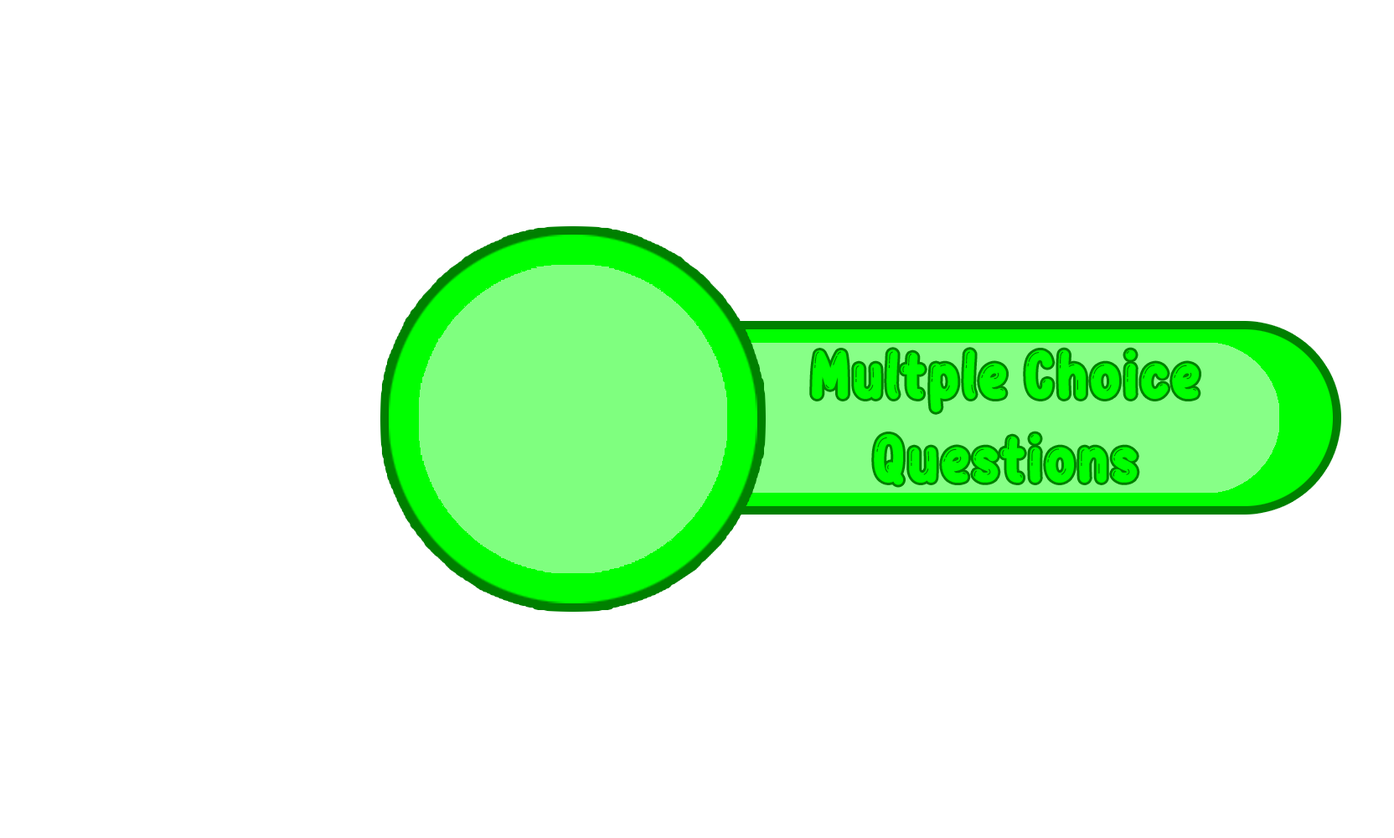
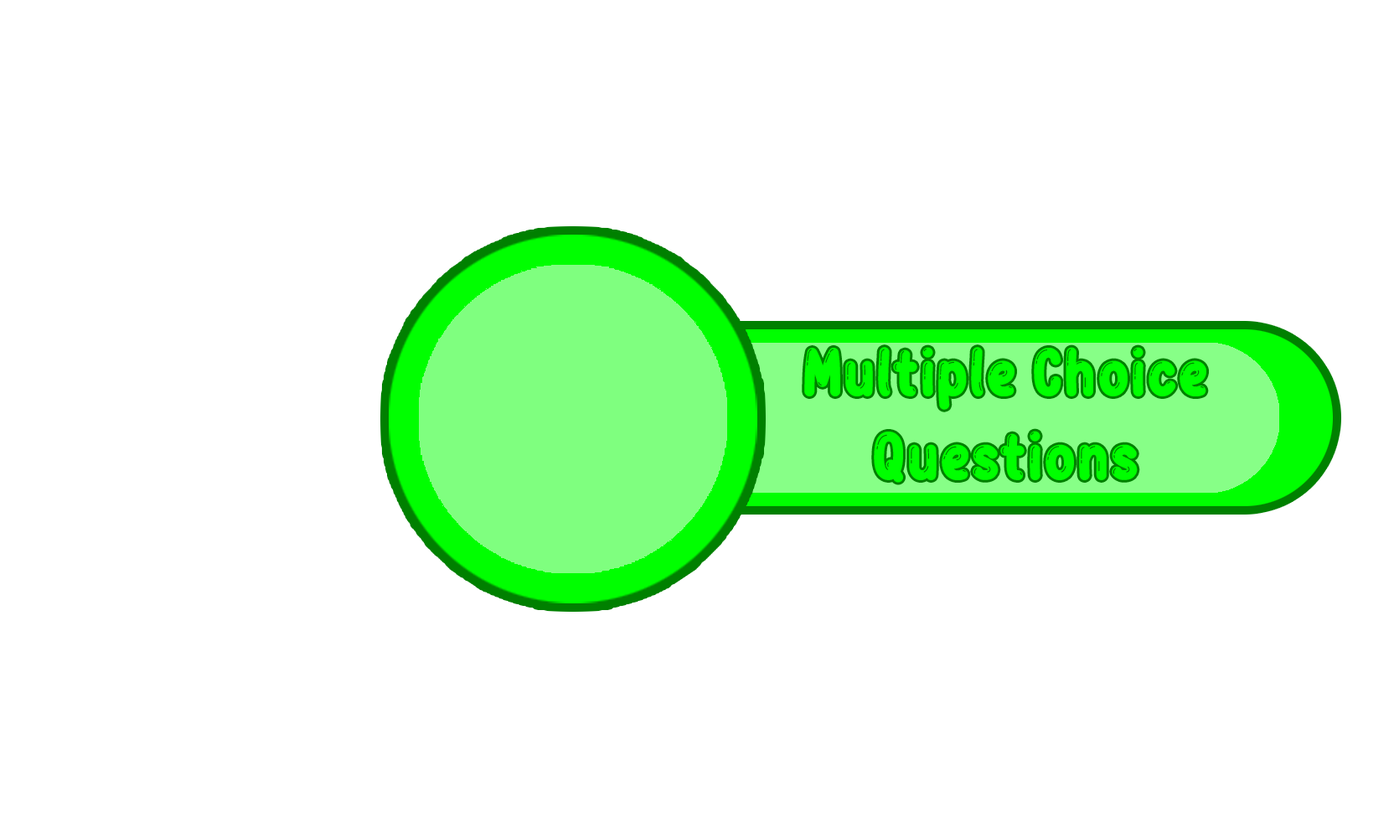
Layered file, before and after one edit (1394px x 838px). Changes by layer:
renamed "Multple Choice Questions" to "Multiple Choice Questions", painted on it over [804, 346, 1207, 486]
